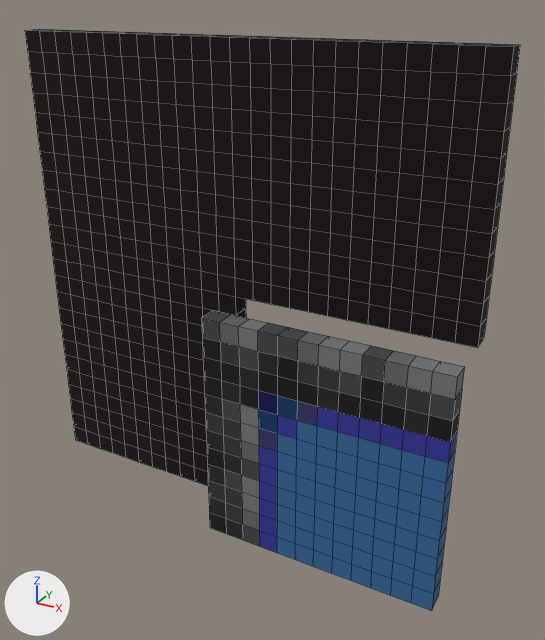
One commit to the OBJ model WindingTale2/Assets/Resources/Shapes/Shapes_30/Shape_30_0.obj: the scene before it, then after it.
Rendered twice from a camera (50 mm lens) standing at (1.83, -3.04, 1.39) and looking at (0.22, -0.12, -0.07). Arrows for +X, +Y and +Z are at lower left; the lights stay in place. The picture after the commit comes second. Mesh edges are drawn as thin lines. Where no turn or scale is listed for an object, it has been applied to the vertices. Vertices at exactly the same position are counted once.

Script lines for the objects in view, before the commit:
```python
me_shape_30_0 = bpy.data.meshes.new('Shape_30_0')
me_shape_30_0.from_pydata(...)  # 1300 vertices, 1296 faces; spans x -1.2..1.2, y -0.4..0.0, z -1.2..1.2
me_shape_30_0.materials.append(mat_palette)  # picture img_shape_30_0_png
ob_shape_30_0 = bpy.data.objects.new('Shape_30_0', me_shape_30_0)
ob_shape_30_0.location = (0.0, 0.0, 0.0)
```
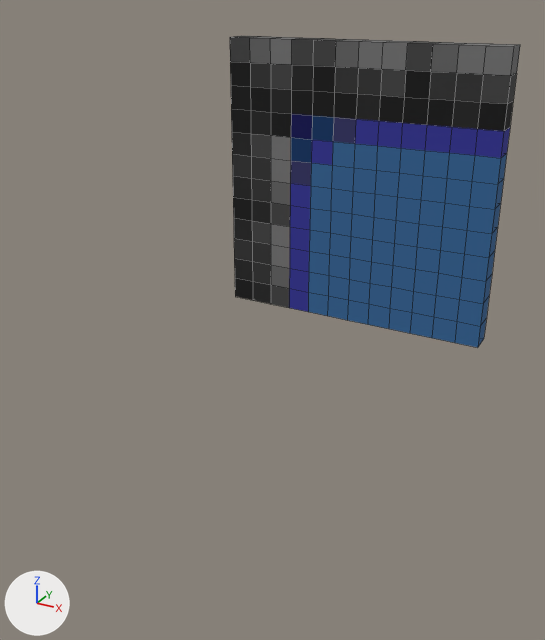
The newer file is also turned or shifted as a whole; pictures and numbers use the older file's frame.

Pixel boxes [x1, y1, x2, y2] of what changed, in the pictures (545 x 640 px):
'Shape_30_0', reshaped (41% narrower, 46% shorter): before [25, 29, 520, 611]; after [230, 36, 520, 348]
part 1 of me_shape_30_0, deleted: before [201, 311, 465, 611]
part 2 of me_shape_30_0, deleted: before [25, 29, 246, 486]
part 3 of me_shape_30_0, surface changed (lighter): [230, 36, 520, 348] in both

Diff of the bpy script that builds the scene:
```diff
--- a/WindingTale2/Assets/Resources/Shapes/Shapes_30/Shape_30_0.obj.py
+++ b/WindingTale2/Assets/Resources/Shapes/Shapes_30/Shape_30_0.obj.py
@@ me_shape_30_0 @@
 # used by ob_shape_30_0; location = (0.0, 0.0, 0.0)
-me_shape_30_0.from_pydata(...)  # 1300 vertices, 1296 faces; spans x -1.2..1.2, y -0.4..0.0, z -1.2..1.2
+me_shape_30_0.from_pydata(...)  # 338 vertices, 336 faces; spans x 0.0..1.2, y -0.1..0.0, z 0.0..1.2
+# me_shape_30_0 part 1: the loose piece of 338 vertices spanning x 0.0..1.2, y -0.4..-0.3, z -1.2..0.0 is deleted
+# me_shape_30_0 part 2: 624 vertices removed from x -1.2..0.0, y -0.1..0.0, z -1.2..1.2
+# me_shape_30_0 part 3: 324 kept faces spanning x 0.0..1.2, y -0.1..0.0, z 0.0..1.2 get new texture (UV) coordinates
 me_shape_30_0.materials.append(mat_palette)
```
